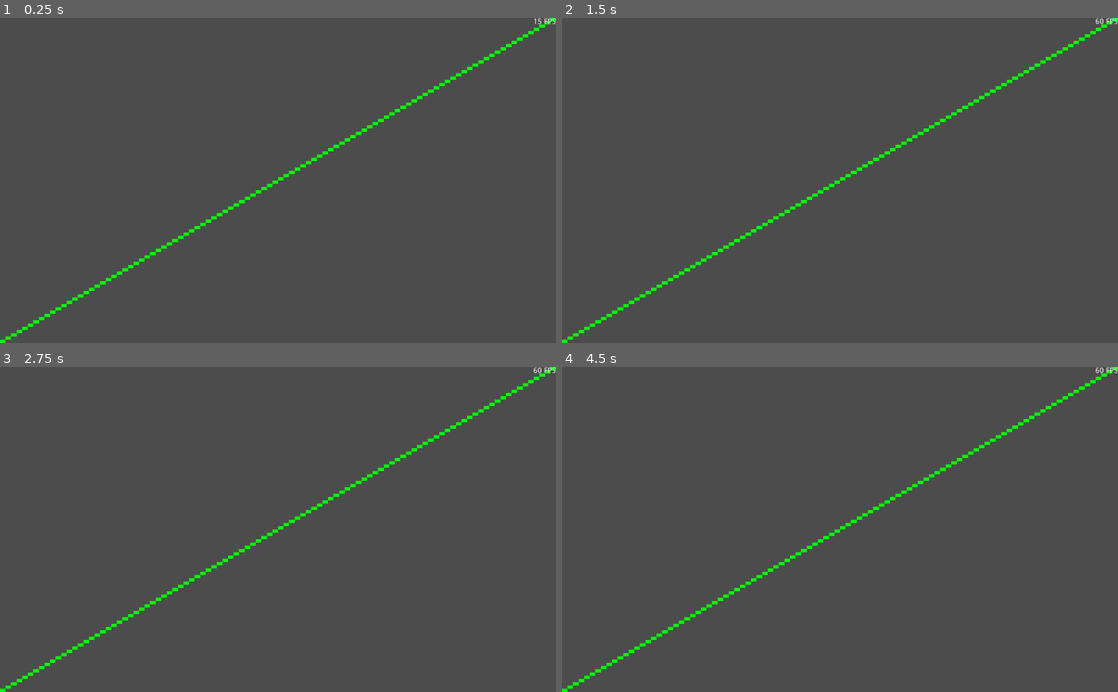
Above: before the commit, frames 1-4 (two rows, left to right).
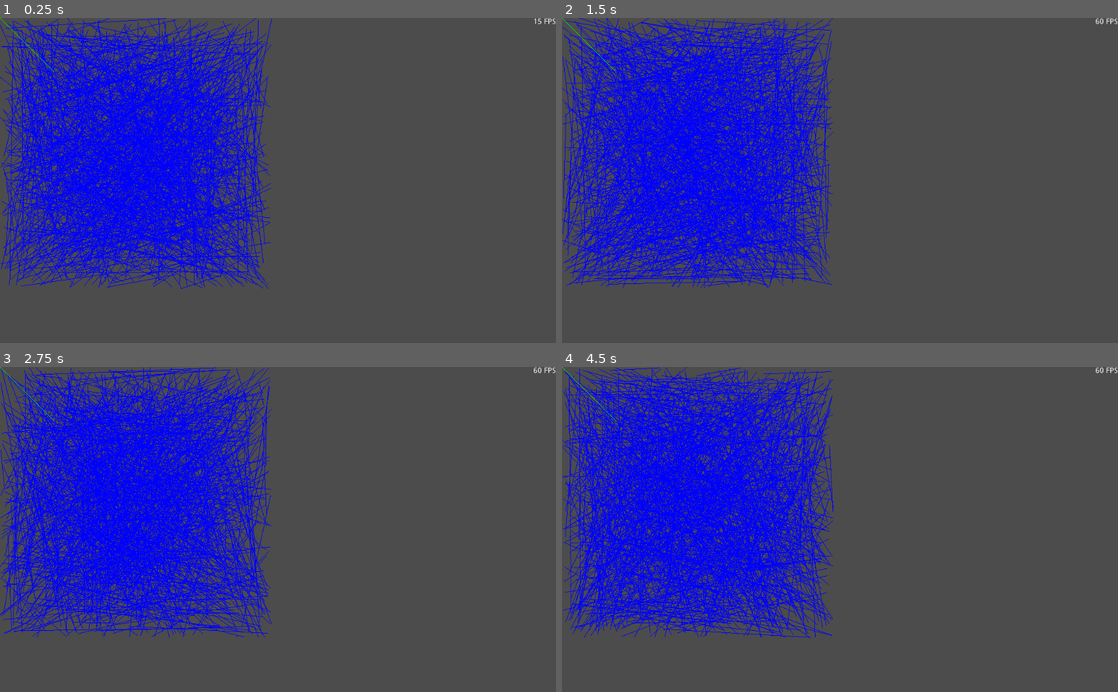
Above: after the commit, the same moments.

Repository: bluenote10/GodotExperiments
Game: Godot game, scene res://Main.tscn
The game is run twice, just before and just after one commit, with the same random seed, the same clock (stepped at 60 frames per second) and the same inputs.
Inputs:
- Up to frame 1 (0.25 s): no input
- Up to frame 2 (1.5 s): no input
- Up to frame 3 (2.75 s): no input
- Up to frame 4 (4.5 s): no input

The runs differ from the first frame. In frame 1, 29% of the frame differs, in the area x 0-100%, y 0-100%; in frame 2, 30%; in frame 3, 30%; in frame 4, 30%.

Commit message:
successfully implemented low-frequency viewport container

Diff:
--- a/ViewportExperiments2/child.gd
+++ b/ViewportExperiments2/child.gd
@@ -9,28 +9,19 @@
 
 
 func _process(delta):
-    # update()
-    pass
+    update()
+    # pass
 
 
 func _draw():
-    # Without calling update:
-    # 10.0 million =>   5 fps
-    #  1.0 million =>  36 fps
-    #  0.1 million => 144 fps
-    # With calling update:
-    #  100 k =>  10 fps
-    #   10 k =>  91 fps
-    #    1 k => 144 fps
 
-    var num_lines = 1000000
+    var num_lines = 1000
 
-    """
     for i in num_lines:
         var x1 = rng.randf_range(0.0, 500.0);
         var y1 = rng.randf_range(0.0, 500.0);
         var x2 = rng.randf_range(0.0, 500.0);
         var y2 = rng.randf_range(0.0, 500.0);
-        draw_line(Vector2(x1, y1), Vector2(x2, y2), Color(0, 1, 0))
-    """
+        draw_line(Vector2(x1, y1), Vector2(x2, y2), Color(0, 0, 1))
+
     draw_line(Vector2(0, 0), Vector2(100, 100), Color(0, 1, 0))
--- a/ViewportExperiments2/custom_viewport_container.gd
+++ b/ViewportExperiments2/custom_viewport_container.gd
@@ -12,12 +12,17 @@
     pass
 
 
+func _process(_delta):
+    # update()
+    pass
+
+
 func _draw():
     print("redrawing viewport container")
+
     for i in get_child_count():
         var child = get_child(i) as Viewport
         if child != null:
-            var size = Vector2(100, 100) # rect_size
-            draw_texture_rect(child.get_texture(), Rect2(Vector2(0, 0), rect_size), false)
-            print(child.get_texture())
-            print(child.get_texture().get_size())
+            var texture = child.get_texture()
+            var size = texture.get_size() # rect_size
+            draw_texture_rect(child.get_texture(), Rect2(Vector2(0, 0), size), false)
--- a/ViewportExperiments2/main.gd
+++ b/ViewportExperiments2/main.gd
@@ -1,5 +1,8 @@
 extends Control
 
+var time_since_last_update := 0.0
+
+var child_viewport: Viewport = null
 
 func _ready():
 
@@ -16,16 +19,19 @@
         add_child(viewport_container)
 
         var viewport = Viewport.new()
-        viewport.size = Vector2(100, 100)
+        viewport.size = Vector2(500, 500)
+        viewport.render_target_v_flip = true
         viewport.hdr = false
         viewport.usage = Viewport.USAGE_2D
         viewport.msaa = Viewport.MSAA_2X
         viewport.gui_disable_input = true
-        viewport.render_target_update_mode = Viewport.UPDATE_ALWAYS
+        viewport.render_target_update_mode = Viewport.UPDATE_ONCE
         viewport_container.add_child(viewport)
 
         var child = preload("res://Child.tscn").instance()
         viewport.add_child(child)
+
+        child_viewport = viewport
 
     # The trick to right-aligning a label is to set its anchor to the
     # right, change its alignment mode to right aligned, and (IMPORTANT)
@@ -37,3 +43,11 @@
     fps_label.align = Label.ALIGN_RIGHT
     fps_label.grow_horizontal = Control.GROW_DIRECTION_BEGIN
     add_child(fps_label)
+
+
+func _process(delta):
+    time_since_last_update += delta
+
+    if time_since_last_update > 0.05:
+        child_viewport.render_target_update_mode = Viewport.UPDATE_ONCE
+        time_since_last_update = 0.0
